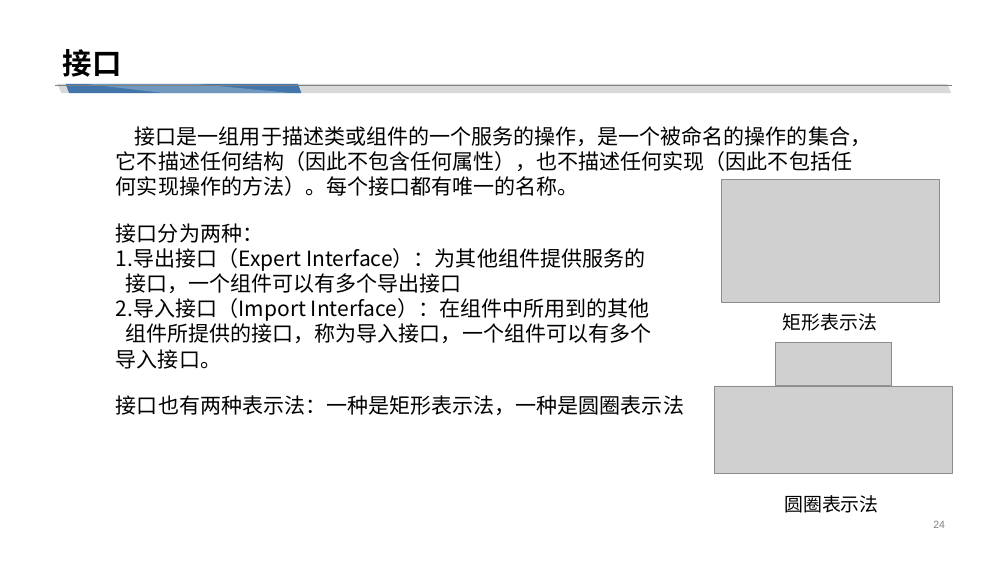
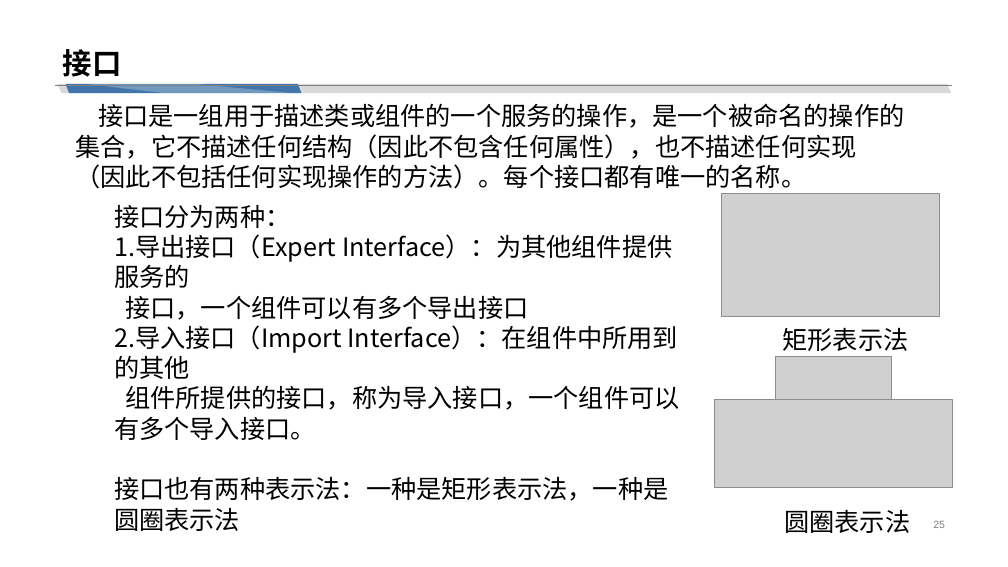
Before and after one commit to cchello/PRD2018-G01, a slide deck: slide 25 of 非受控文档/翻转PPT/UML基础III_对象图_构件图_包图.pptx (slide 24 before the commit). Drawn at 1008x567 pixels with LibreOffice and Linux fonts; fonts in the diff are those of the drawing; grey boxes stand for pictures. Boxes give left, top, right and bottom in pixels: in the first picture for what was removed or moved away, otherwise in the second. Text is boxed around its words. In the diff, an @@ line names an element or a change of style, - is before the commit and + after.

```diff
--- a/非受控文档/翻转PPT/UML基础III_对象图_构件图_包图.pptx
+++ b/非受控文档/翻转PPT/UML基础III_对象图_构件图_包图.pptx
@@ text "接口是一组用于描述类或组件的一个服务的操作，是一个被命名的操作的集合，它不描述任何结构（因此不包含任何属性），也不描述任 ...": place and size @@
-text "接口是一组用于描述类或组件的一个服务的操作，是一个被命名的操作的集合，它不描述任何结构（因此不包含任何属性），也不描述任 ..." at bbox=[116, 126, 871, 196]
+text "接口是一组用于描述类或组件的一个服务的操作，是一个被命名的操作的集合，它不描述任何结构（因此不包含任何属性），也不描述任 ..." at bbox=[76, 103, 904, 189]
@@ text "接口分为两种：": place and size @@
-text "接口分为两种：" at bbox=[116, 223, 651, 369]
+text "接口分为两种：" at bbox=[114, 205, 679, 440]
@@ text "矩形表示法": place and size @@
-text "矩形表示法" at bbox=[783, 313, 877, 331]
+text "矩形表示法" at bbox=[783, 327, 909, 351]
@@ text "矩形表示法" at bbox=[783, 327, 909, 351]: size 18 to 24 pt @@
@@ 3 pictures: place and size @@
-3 pictures at bbox=[715, 180, 953, 473]
+3 pictures at bbox=[715, 194, 953, 488]
@@ size 20 to 24 pt in 3 elements at bbox=[76, 103, 904, 189], bbox=[114, 205, 679, 440], bbox=[114, 476, 668, 531] @@
@@ text "接口也有两种表示法：一种是矩形表示法，一种是圆圈表示法": place and size @@
-text "接口也有两种表示法：一种是矩形表示法，一种是圆圈表示法" at bbox=[116, 395, 684, 415]
+text "接口也有两种表示法：一种是矩形表示法，一种是圆圈表示法" at bbox=[114, 476, 668, 531]
@@ text "圆圈表示法" at bbox=[784, 509, 910, 533]: size 18 to 24 pt @@
@@ text "圆圈表示法": place and size @@
-text "圆圈表示法" at bbox=[784, 495, 878, 513]
+text "圆圈表示法" at bbox=[784, 509, 910, 533]
@@ page number at bbox=[933, 521, 945, 528]: text changed @@
-24
+25
```
Also in this commit, not shown: 26 other slides changed, 1 slide added.
